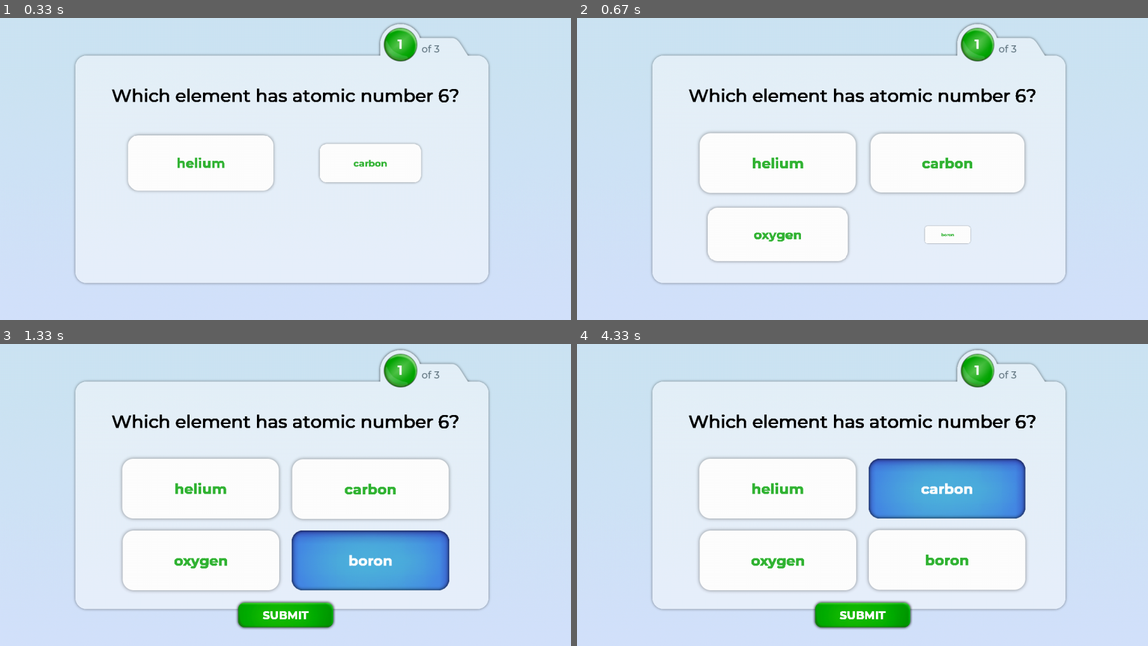
Above: before the commit, frames 1-4 (two rows, left to right).
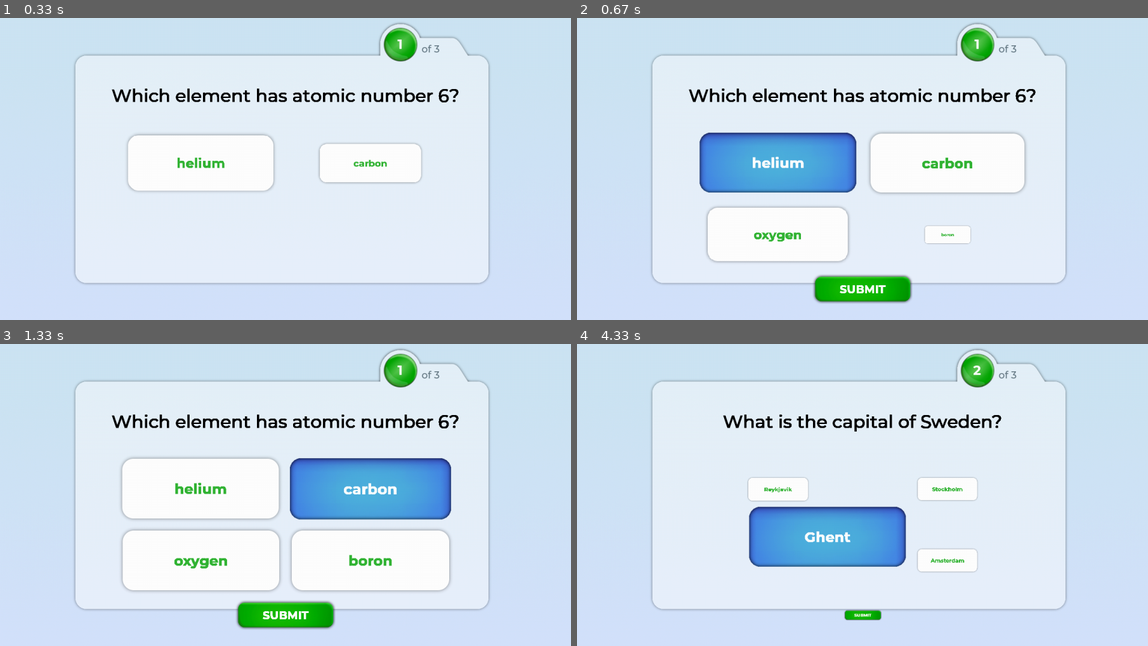
Above: after the commit, the same moments.

Repository: jeremycryan/pygame-multiple-choice
Game: pygame game, started from main.py
The game is run twice, just before and just after one commit, with the same random seed, the same clock (stepped at 60 frames per second) and the same inputs.
Inputs (mouse positions are in pixels of both pictures, inside the frame that each line leads up to):
- Up to frame 1 (0.33 s): no input
- Up to frame 2 (0.67 s): hold Right from 0.33 s (still down); move the mouse to (839, 172) at 0.37 s
- Up to frame 3 (1.33 s): release Right at 0.8 s; click (342, 555) at 0.88 s; hold Up from 1.17 s (still down); move the mouse to (371, 374) at 1.2 s
- Up to frame 4 (4.33 s): release Up at 1.47 s; press the mouse at (919, 555) at 1.53 s; move the mouse to (822, 488) at 1.63 s; release the mouse at (725, 422) at 1.77 s; press the mouse at (919, 555) at 1.87 s; move the mouse to (896, 537) at 1.97 s; release the mouse at (868, 519) at 2.1 s; tap Enter at 2.17, 4.23 s; hold Right 2.5-2.97 s; click (1010, 534) at 2.58 s; hold Left 3-3.53 s; click (976, 461) at 3.08 s; hold Down 3.57-3.87 s; click (645, 413) at 3.65 s; press the mouse at (919, 555) at 3.93 s; move the mouse to (799, 501) at 4.03 s; release the mouse at (685, 443) at 4.17 s

Frame 1 is identical in both runs. In frame 2, 7.2% of the frame differs, in the area x 21-59%, y 37-95%; in frame 3, 11%; in frame 4, 16%, in the area x 19-81%, y 7-95%.

Commit message:
Added keyboard support

Diff:
--- a/frame.py
+++ b/frame.py
@@ -129,9 +129,42 @@
             #   Update event flags
             mouse_button_up = False
             one_button_selected = False
+            key_right = False
+            key_left = False
+            key_up = False
+            key_down = False
+            key_enter = False
+            next_key = None
             for event in events:
                 if event.type == pygame.MOUSEBUTTONUP:
                     mouse_button_up = True
+                if event.type == pygame.KEYDOWN:
+                    if event.key == pygame.K_UP: key_up = True
+                    if event.key == pygame.K_DOWN: key_down = True
+                    if event.key == pygame.K_LEFT: key_left = True
+                    if event.key == pygame.K_RIGHT: key_right = True
+                    if event.key == pygame.K_RETURN: key_enter = True
+
+            #   Interpret keypresses
+            if not any([button.selected for button in buttons]):
+                if any([key_up, key_down, key_left, key_right]):
+                    buttons[0].click()
+
+            else:
+                sel_idx = None
+                for idx, b in enumerate(buttons):
+                    if b.selected:
+                        sel_idx = idx
+
+                next_idx = sel_idx
+                if key_up and sel_idx > 1: next_idx -= 2
+                elif key_down and sel_idx < 2: next_idx += 2
+                elif key_left and sel_idx%2: next_idx -= 1
+                elif key_right and not sel_idx%2: next_idx += 1
+
+                if not buttons[next_idx].selected:
+                    next_key = buttons[next_idx]
+
 
             #   Draw the background
             self.g.screen.blit(background, (240, 240), (240, 240, 800, 480))
@@ -143,7 +176,7 @@
             for button in buttons:
                 button.update(dt)
                 button.check_hover(mpos)
-                if mouse_button_up and button.hovered:
+                if (mouse_button_up and button.hovered) or button is next_key:
                     for b in buttons:
                         if button is not b and button is not submit_button:
                             b.selected = False
@@ -152,7 +185,7 @@
                     one_button_selected = True
                 button.draw(one_button_selected)
 
-            if submit_button.selected:
+            if submit_button.selected or key_enter:
                 break
 
             #   Update screen
@@ -163,7 +196,7 @@
 
             #   Don't spend too long in the end phase
             if time.time() - end_start > 0.6:
-                return
+                return self.g.screen.copy()
 
             #   Determine how long it has been since last loop
             now = time.time()
--- a/main.py
+++ b/main.py
@@ -24,10 +24,12 @@
     """ Main loop. Code in here runs repeatedly until something stops it. """
     def loop(self):
 
+        screen_cap = None
         while self.g.current_question < len(self.g.question_set.questions):
             new_frame = QuestionFrame(self.g)
-            new_frame.main()
+            screen_cap = new_frame.main()
             self.g.current_question += 1
+        self.g.close_game()
 
 
 """ This object stores global values and variables so they can be passed
@@ -72,8 +74,7 @@
         events = pygame.event.get()
         for event in events:
             if event.type == pygame.QUIT:
-                pygame.quit()
-                sys.exit()
+                self.close_game()
         return events, dt
 
     """ Fills the screen with black """
@@ -94,6 +95,11 @@
         #   TODO account for screen scaling
         return pygame.mouse.get_pos()
 
+    """ Closes the window """
+    def close_game(self):
+        pygame.quit()
+        sys.exit()
+
 
 # This is the place the program goes to when you run it with python. Right
 # now, it just starts an instance of Main.
